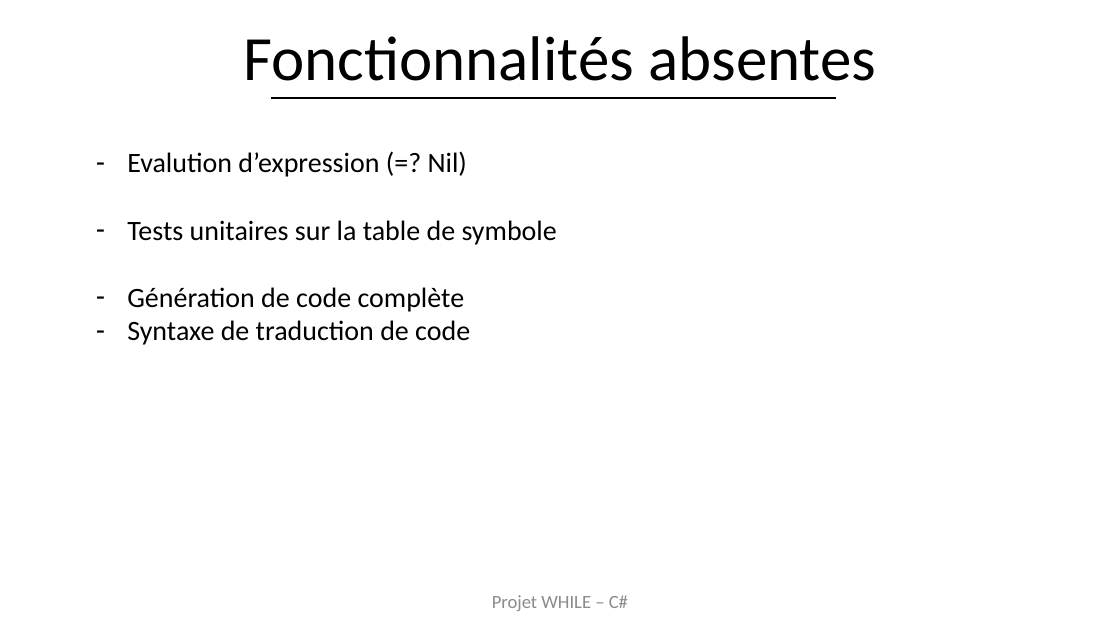
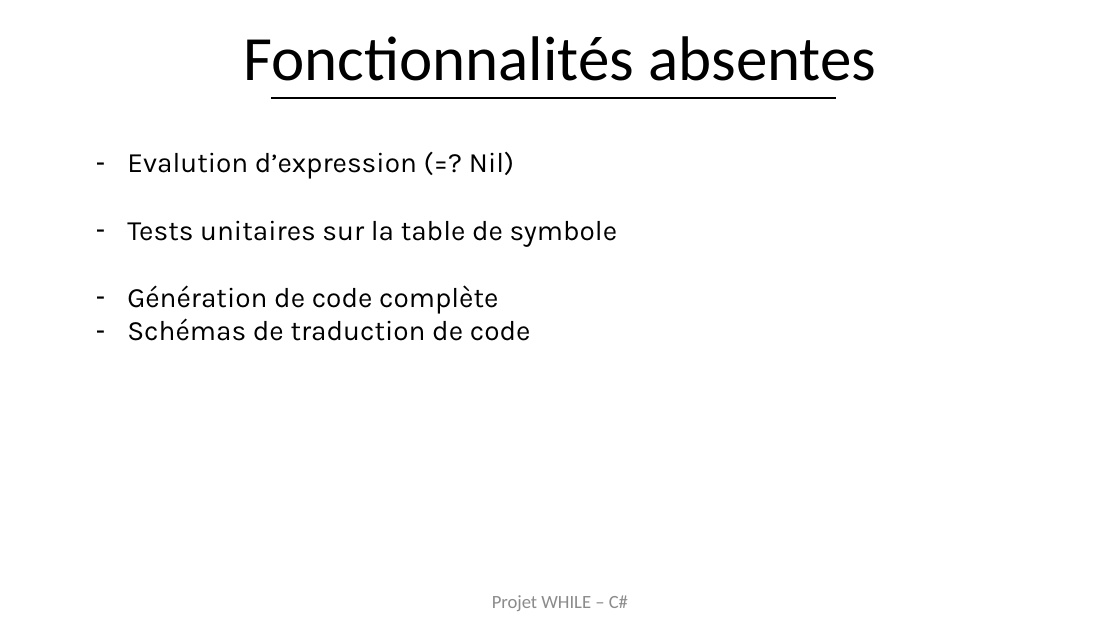
Before and after one commit to Kapcash/Compilation, a slide deck: slide 2 of Documents/Présentation/Presentation 29-11-16.pptx. Drawn at 1120x630 pixels with LibreOffice and Linux fonts; fonts in the diff are those of the drawing; background and template pictures are left out. Boxes give left, top, right and bottom in pixels: in the first picture for what was removed or moved away, otherwise in the second. Text is boxed around its words. In the diff, an @@ line names an element or a change of style, - is before the commit and + after.

```diff
--- a/Documents/Présentation/Presentation 29-11-16.pptx
+++ b/Documents/Présentation/Presentation 29-11-16.pptx
@@ text at <box>127,152,617,313</box>: font Calibri to Karla in "Evalution d’expression (=? Nil)", "Tests unitaires sur la table de symbole", "Génération de code complète" @@
@@ text at <box>127,318,531,341</box>: text changed; font Calibri to Karla @@
-– Syntaxe de traduction de code
+– Schémas de traduction de code
```
Also in this commit, not shown: 1 other slide changed, 2 other files.
